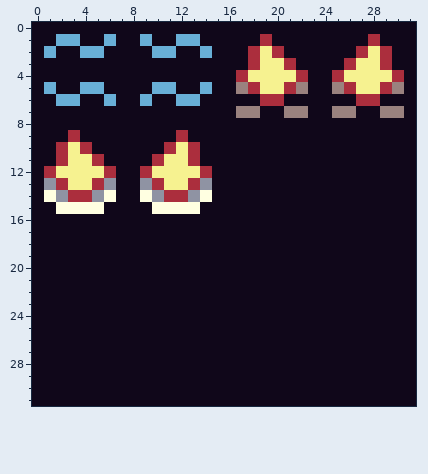
File history of a pixel-art sprite, Tilesets/Taelus-Animated-Tiles.png. That is the earlier state.
The file is 32x32 pixels.
And afterwards:
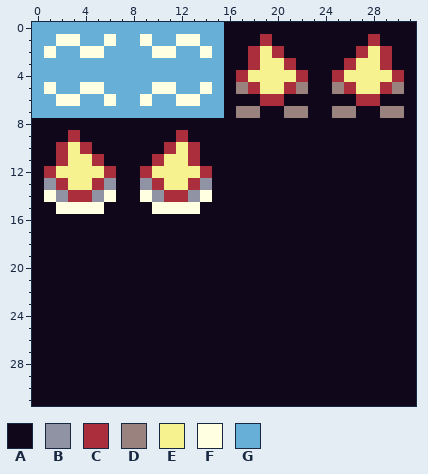
Palette (. is transparent): A #10071a  B #8f93a3  C #ab2e3d  D #9a827f  E #f6f290  F #ffffe1  G #68afd7
From old to new:
The edit turns colour G into colour F in row 1 at x 2 to 3, 6, 9 and 12 to 13; in row 2 at x 1, 4 to 5, 10 to 11 and 14; in row 5 at x 1, 4 to 5, 10 to 11 and 14; in row 6 at x 2 to 3, 6, 9 and 12 to 13.
The edit turns colour A into colour G in row 0 at x 0 to 15; in row 1 at x 0 to 1, 4 to 5, 7 to 8, 10 to 11 and 14 to 15; in row 2 at x 0, 2 to 3, 6 to 9, 12 to 13 and 15; in rows 3 to 4 at x 0 to 15; in row 5 at x 0, 2 to 3, 6 to 9, 12 to 13 and 15; in row 6 at x 0 to 1, 4 to 5, 7 to 8, 10 to 11 and 14 to 15.
The edit turns colour A into colour G in row 7 at x 0 to 15.
Changed places in both pictures, as pixel boxes (x1, y1, x2, y2):
changed: (32, 22, 224, 118)
